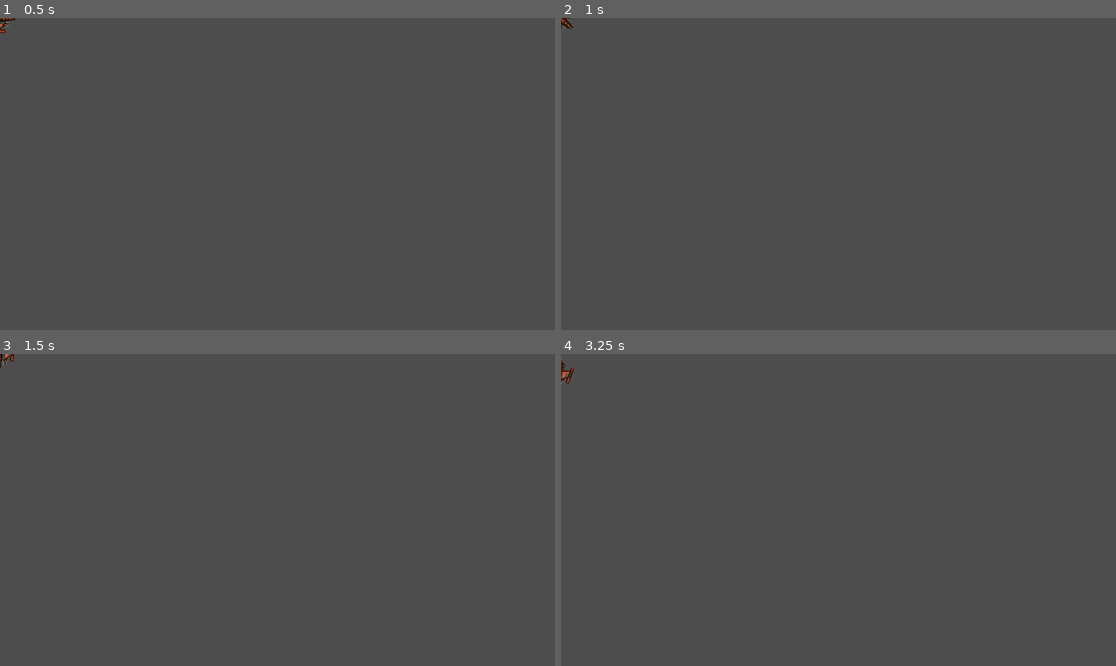
Above: before the commit, frames 1-4 (two rows, left to right).
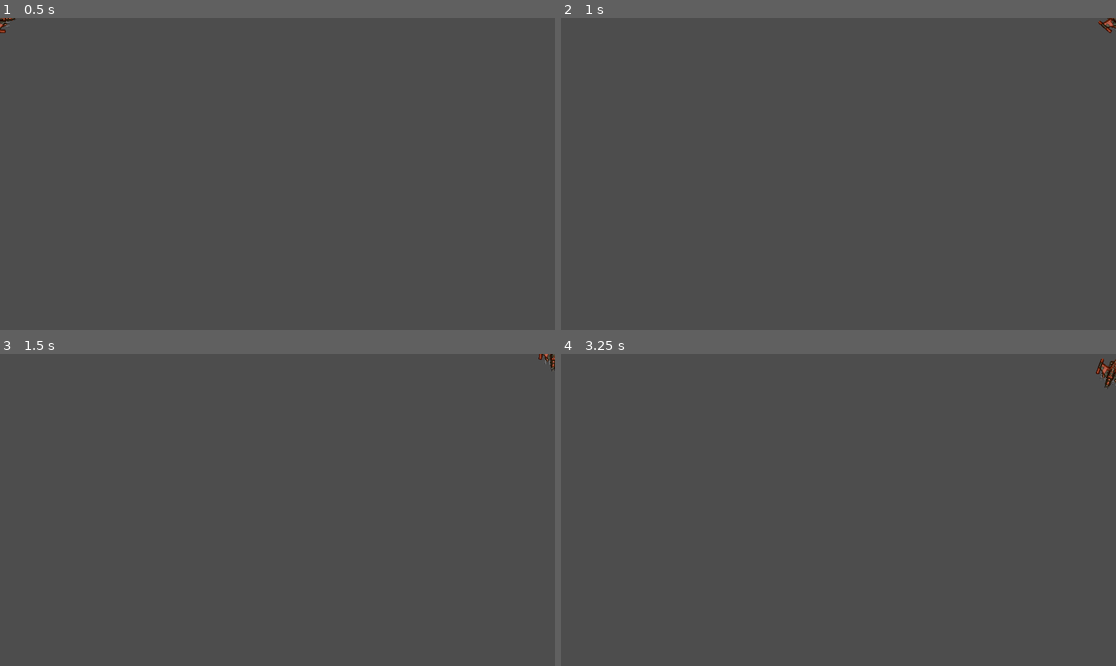
Above: after the commit, the same moments.

Repository: yellyB/space-rock
Game: Godot game, scene res://player.tscn
Same seed, same stepped clock (60 frames per second), same inputs: the game is played once before the commit and once after it. The project has no main scene, so this scene is started directly.
Inputs:
- Up to frame 1 (0.5 s): no input
- Up to frame 2 (1 s): tap Enter at 0.5 s; hold D (rotate_right) from 0.53 s (still down)
- Up to frame 3 (1.5 s): release D (rotate_right) at 1.28 s; hold A (rotate_left) from 1.28 s (still down)
- Up to frame 4 (3.25 s): release A (rotate_left) at 2.03 s; hold D (rotate_right) 2.03-2.78 s; hold W (thrust) from 2.78 s (still down)

Frame 1 is identical in both runs. In frame 2, 0.1% of the frame differs, in the area x 0-100%, y 0-5%; in frame 3, 0.1%; in frame 4, 0.3%, in the area x 0-100%, y 1-11%.

Commit message:
imp: wrap기능 추가

Diff:
--- a/player.gd
+++ b/player.gd
@@ -5,12 +5,14 @@
 
 var thrust = Vector2.ZERO
 var rotation_dir = 0
+var screensize = Vector2.ZERO
 
 enum {INIT, ALIVE, INVULERABLE, DEAD}
 var state = INIT
 
 func _ready():
 	change_state(ALIVE)
+	screensize = get_viewport_rect().size  # 화면 크기
 
 func change_state(new_state):
 	match new_state:
@@ -43,3 +45,20 @@
 func _physics_process(delta):
 	constant_force = thrust
 	constant_torque = rotation_dir * spin_power
+
+	## Area2D 였다면 아래 코드로 screen wrap을 사용할 수 있지만, 물리엔진은 불가능
+	#if position.x > screensize.x:
+		#position.x = 0
+	#if position.x < 0:
+		#position.x = screensize.x
+	#if position.y > screensize.y:
+		#position.y = 0
+	#if position.y < 0:
+		#position.y = screensize.y
+
+func _integrate_forces(physics_state):
+	var xform = physics_state.transform
+	# wrapf(value, min, max)
+	xform.origin.x = wrapf(xform.origin.x, 0, screensize.x)
+	xform.origin.y = wrapf(xform.origin.y, 0, screensize.y)
+	physics_state.transform = xform
